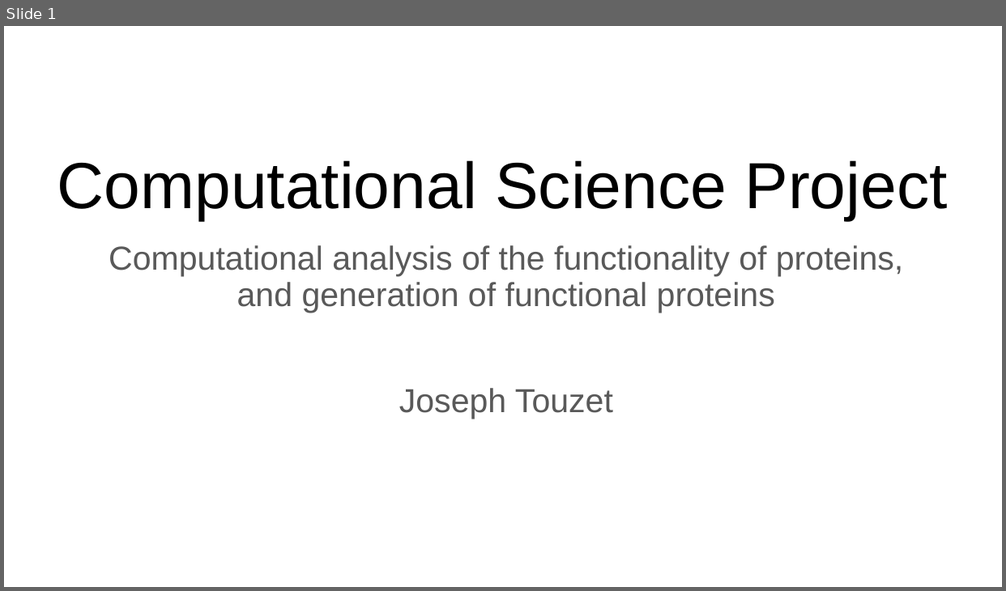
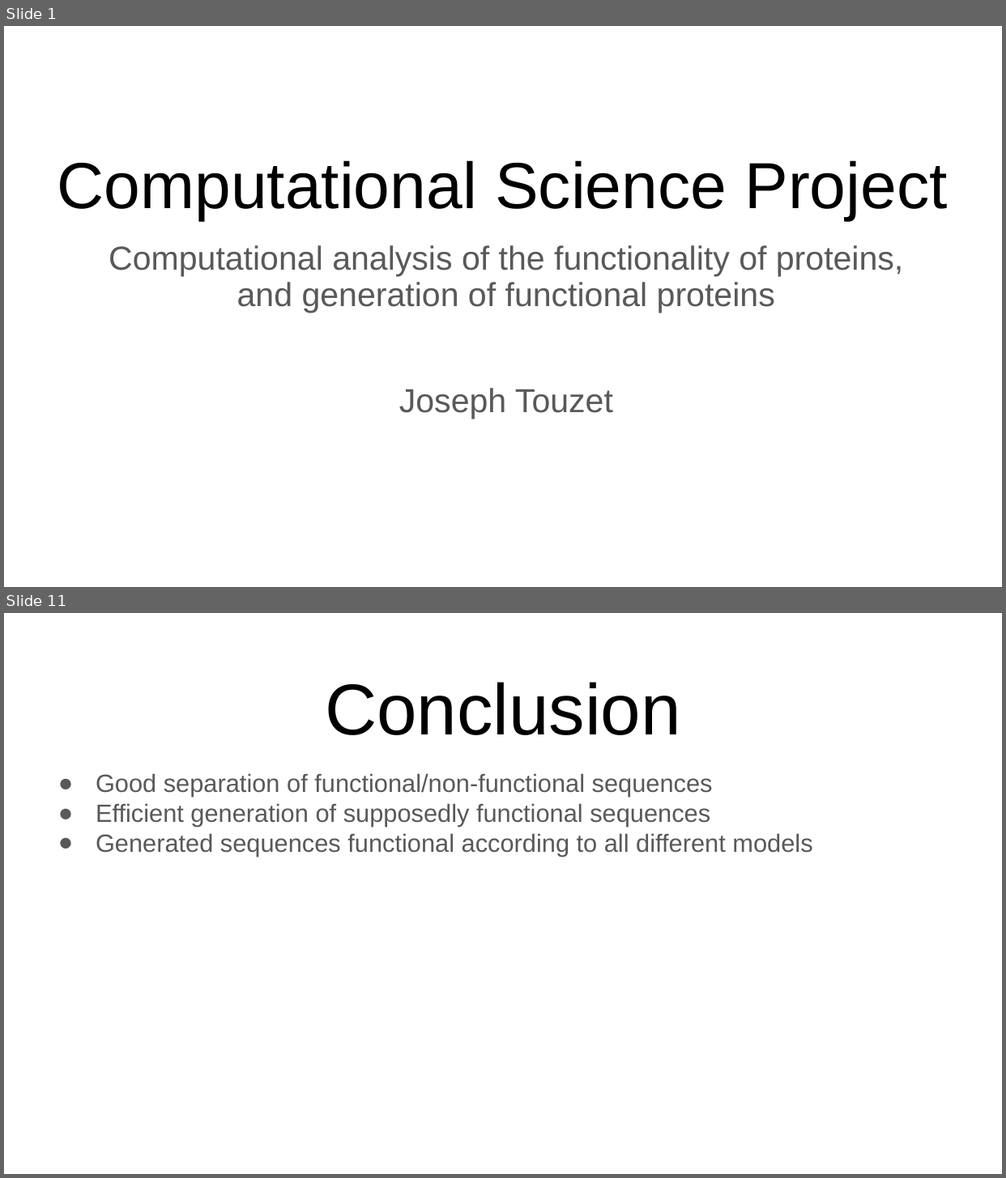
Before and after one commit to jolatechno/cours-ENS, a slide deck: cours/M2/machine_learning/PCS_CompSci_Project/Joseph_TOUZET_computational_science_project.odp. Shown one above the other, each under a label of ours: slide 1 before the commit, slides 1 and 11 after it; the slides between them are not shown. The pictures are 1006x591 and 1006x1178 pixels, drawn with LibreOffice and Linux fonts; fonts in the diff are those of the drawing. Boxes give left, top, right and bottom in pixels: in the first picture for what was removed or moved away, otherwise in the second. Text is boxed around its words. In the diff, an @@ line names an element or a change of style, - is before the commit and + after.

```diff
--- a/cours/M2/machine_learning/PCS_CompSci_Project/Joseph_TOUZET_computational_science_project.odp
+++ b/cours/M2/machine_learning/PCS_CompSci_Project/Joseph_TOUZET_computational_science_project.odp
@@ slide 11 added at (x1=4, y1=613, x2=1002, y2=1174), background #FFFFFF @@
@@ title added at (x1=325, y1=682, x2=681, y2=735), 52 pt, text #000000 @@
+Conclusion
@@ text added at (x1=96, y1=773, x2=812, y2=857), 18 pt, text #595959 @@
+● Good separation of functional/non-functional sequences
+● Efficient generation of supposedly functional sequences
+● Generated sequences functional according to all different models
```
Also in this commit, not shown: 6 slides changed, 3 other slides added, 2 slides removed, 6 other files.
